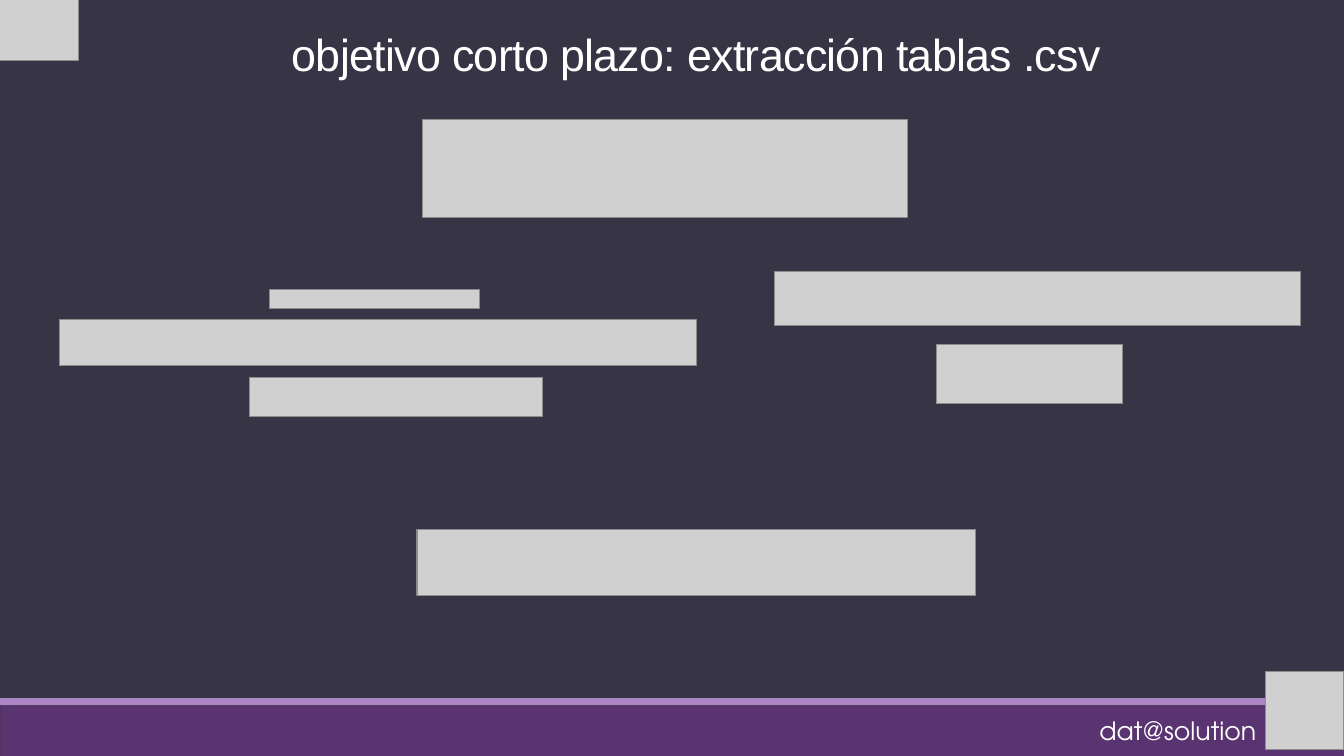
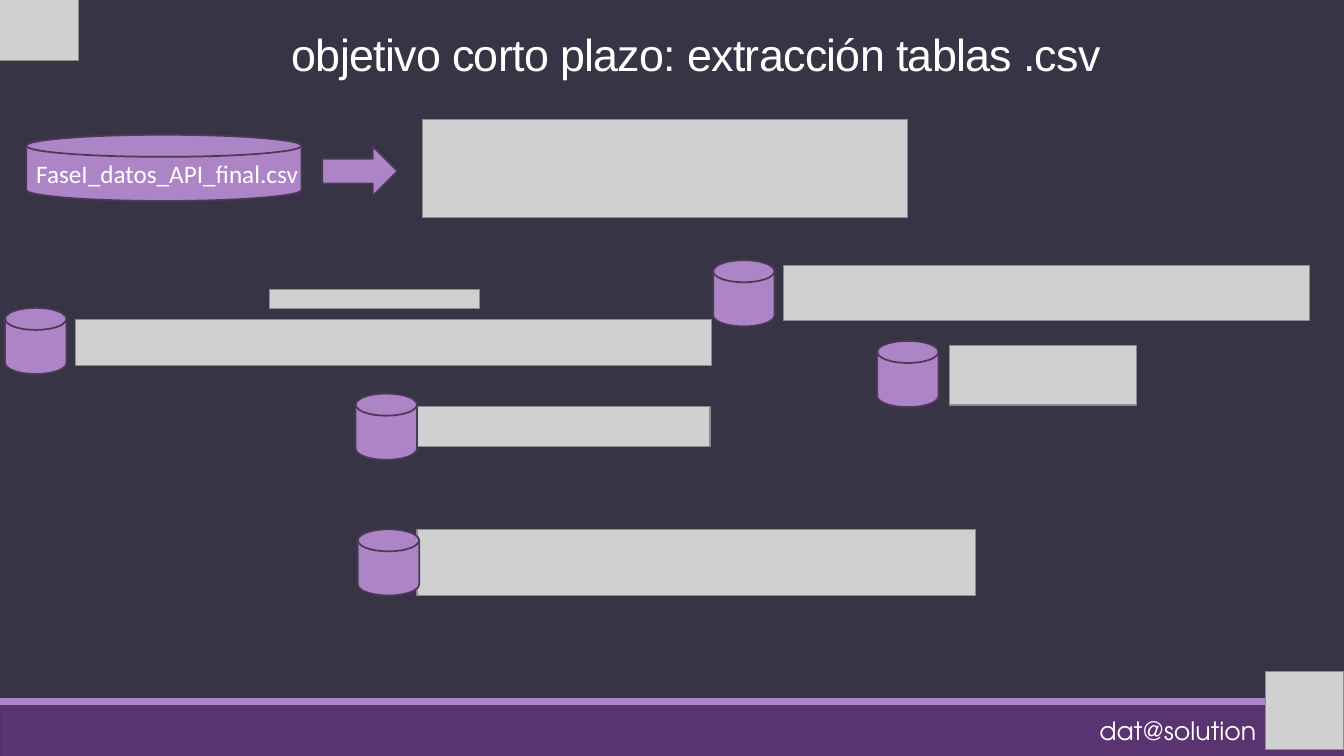
Before and after one commit to Adalab/proyecto-da-promo-F-modulo-2-team-4, a slide deck: slide 9 of WHATFLIX.pptm. Drawn at 1344x756 pixels with LibreOffice and Linux fonts; fonts in the diff are those of the drawing; grey boxes stand for pictures. Boxes give left, top, right and bottom in pixels: in the first picture for what was removed or moved away, otherwise in the second. Text is boxed around its words. In the diff, an @@ line names an element or a change of style, - is before the commit and + after.

```diff
--- a/WHATFLIX.pptm
+++ b/WHATFLIX.pptm
@@ cylinder added at (x1=26, y1=135, x2=301, y2=202), fill #AD84C6, outline #4C3A57 1.25 pt @@
@@ right arrow added at (x1=323, y1=146, x2=398, y2=196), fill #AD84C6, outline #4C3A57 1.25 pt @@
@@ text added at (x1=36, y1=165, x2=298, y2=187), 18 pt, text #FFFFFF @@
+FaseI_datos_API_final.csv
@@ cylinder added at (x1=714, y1=260, x2=775, y2=327), fill #AD84C6, outline #4C3A57 1.25 pt @@
@@ picture moved from (x1=774, y1=271, x2=1301, y2=326) to (x1=783, y1=266, x2=1310, y2=321) @@
@@ cylinder added at (x1=5, y1=308, x2=67, y2=374), fill #AD84C6, outline #4C3A57 1.25 pt @@
@@ picture moved from (x1=60, y1=320, x2=697, y2=365) to (x1=76, y1=320, x2=712, y2=365) @@
@@ cylinder added at (x1=877, y1=341, x2=939, y2=407), fill #AD84C6, outline #4C3A57 1.25 pt @@
@@ picture moved from (x1=937, y1=344, x2=1123, y2=403) to (x1=950, y1=345, x2=1136, y2=404) @@
@@ cylinder added at (x1=356, y1=394, x2=417, y2=461), fill #AD84C6, outline #4C3A57 1.25 pt @@
@@ picture moved from (x1=250, y1=377, x2=543, y2=417) to (x1=417, y1=407, x2=711, y2=448) @@
@@ cylinder added at (x1=358, y1=529, x2=419, y2=596), fill #AD84C6, outline #4C3A57 1.25 pt @@
```
Also in this commit, not shown: 1 other slide changed, 3 other files.
